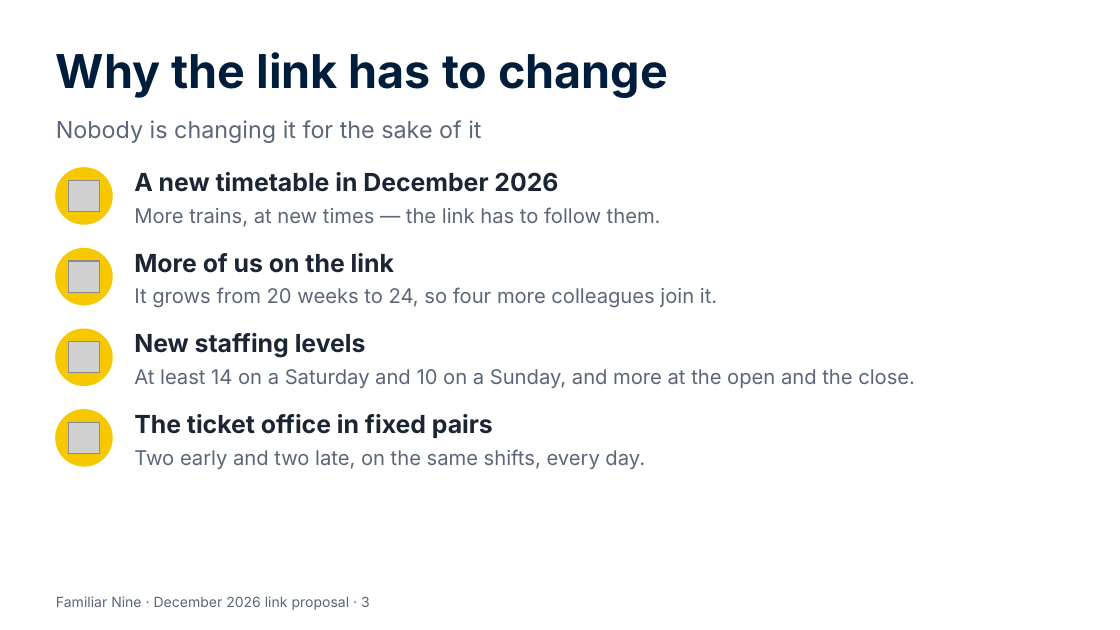
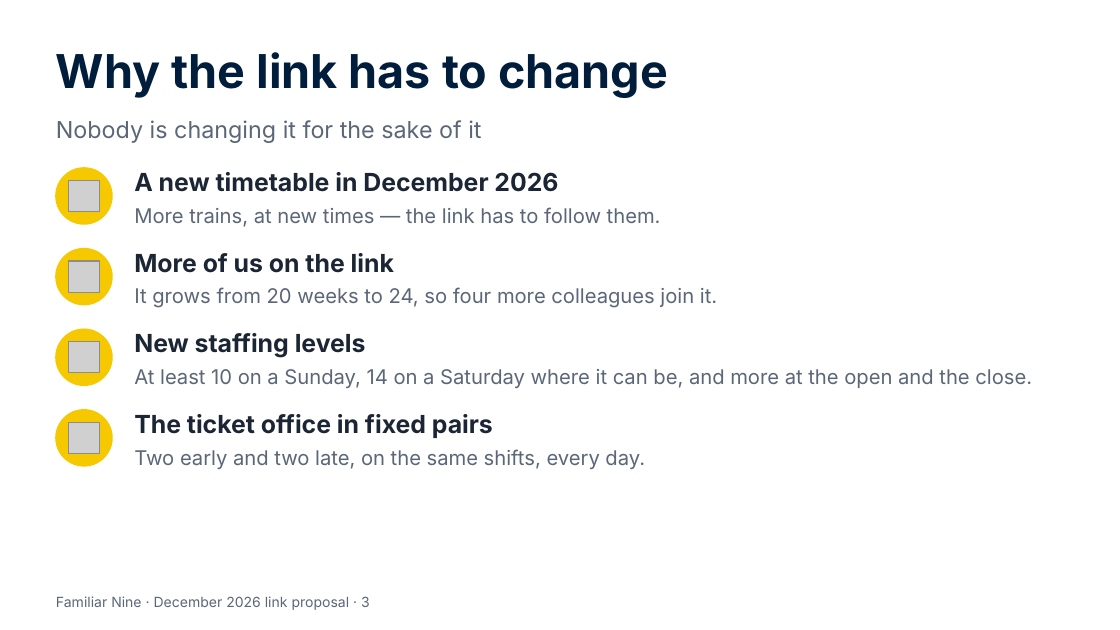
Before and after one commit to Garethdavidmiller/roster-app, a slide deck: slide 3 of docs/proposals/presentations/Familiar-Nine-for-colleagues.pptx. Drawn at 1120x630 pixels with LibreOffice and Linux fonts; fonts in the diff are those of the drawing; grey boxes stand for pictures. Boxes give left, top, right and bottom in pixels: in the first picture for what was removed or moved away, otherwise in the second. Text is boxed around its words. In the diff, an @@ line names an element or a change of style, - is before the commit and + after.

```diff
--- a/docs/proposals/presentations/Familiar-Nine-for-colleagues.pptx
+++ b/docs/proposals/presentations/Familiar-Nine-for-colleagues.pptx
@@ text at <box>134,369,1032,388</box>: text changed @@
-At least 14 on a Saturday and 10 on a Sunday, and more at the open and the close.
+At least 10 on a Sunday, 14 on a Saturday where it can be, and more at the open and the close.
```
Also in this commit, not shown: 3 other slides changed, 25 other files.
